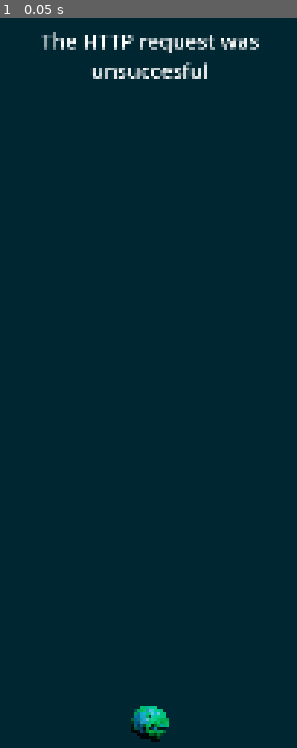
Above: before the commit, frame 1.
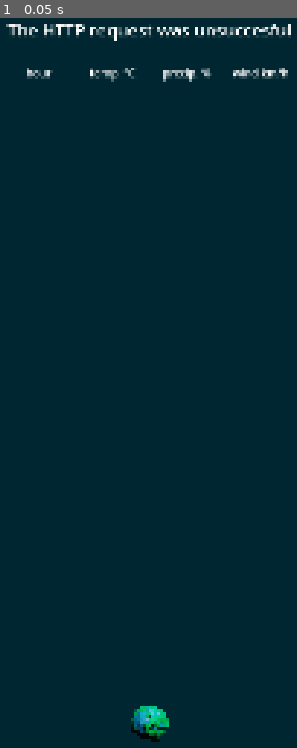
Above: after the commit, the same moment.

Repository: Claire1605/LittleDrip
Game: Godot game, scene res://Scenes/Main.tscn
Same seed, same stepped clock (60 frames per second), same inputs: the game is played once before the commit and once after it.
Inputs:
- Up to frame 1 (0.05 s): no input

The runs differ from the first frame. In frame 1, 2.2% of the frame differs, in the area x 2-98%, y 0-9%.

Commit message:
display temp, precipitation, wind from api on ui

Diff:
--- a/whateverweather/Scenes/Main.tscn
+++ b/whateverweather/Scenes/Main.tscn
@@ -1,7 +1,9 @@
-[gd_scene load_steps=3 format=3 uid="uid://46bxwnfm5bec"]
+[gd_scene load_steps=5 format=3 uid="uid://46bxwnfm5bec"]
 
 [ext_resource type="Texture2D" uid="uid://dmbbxbdncd246" path="res://Art/earth-globe_000.png" id="1_idj7w"]
 [ext_resource type="Script" uid="uid://be66rpgutl5mn" path="res://Scripts/WeatherRequest.gd" id="2_idj7w"]
+[ext_resource type="Theme" uid="uid://b06rmsyrr1jt6" path="res://Themes/weatherTheme.tres" id="3_kln2b"]
+[ext_resource type="Theme" uid="uid://dsb6u3nnai6kd" path="res://Themes/table.tres" id="4_rgh2o"]
 
 [node name="Control" type="Control"]
 layout_mode = 3
@@ -14,17 +16,15 @@
 [node name="TemperatureText" type="Label" parent="."]
 layout_mode = 1
 anchors_preset = -1
-anchor_left = 0.5
-anchor_top = 0.051
-anchor_right = 0.5
-anchor_bottom = 0.057
-offset_left = -400.0
-offset_right = 400.0
-offset_bottom = 83.0
+anchor_left = 0.1
+anchor_top = 0.01
+anchor_right = 0.9
+anchor_bottom = 0.1
 grow_horizontal = 2
-theme_override_font_sizes/font_size = 60
+theme_override_font_sizes/font_size = 50
 text = "WHATEVER WEATHER"
 horizontal_alignment = 1
+vertical_alignment = 1
 autowrap_mode = 3
 
 [node name="ErrorText" type="Label" parent="."]
@@ -54,3 +54,47 @@
 script = ExtResource("2_idj7w")
 uiText = NodePath("../TemperatureText")
 errorText = NodePath("../ErrorText")
+tableParent = NodePath("../GridContainer")
+
+[node name="GridContainer" type="GridContainer" parent="."]
+layout_mode = 1
+anchors_preset = -1
+anchor_left = 0.1
+anchor_top = 0.1
+anchor_right = 0.9
+anchor_bottom = 0.85
+grow_horizontal = 2
+theme = ExtResource("3_kln2b")
+columns = 4
+
+[node name="Label-hour" type="Label" parent="GridContainer"]
+layout_mode = 2
+size_flags_horizontal = 3
+size_flags_vertical = 0
+theme = ExtResource("4_rgh2o")
+text = "hour"
+horizontal_alignment = 1
+
+[node name="Label-temp" type="Label" parent="GridContainer"]
+layout_mode = 2
+size_flags_horizontal = 3
+size_flags_vertical = 0
+theme = ExtResource("4_rgh2o")
+text = "temp. °C"
+horizontal_alignment = 1
+
+[node name="Label-rain" type="Label" parent="GridContainer"]
+layout_mode = 2
+size_flags_horizontal = 3
+size_flags_vertical = 0
+theme = ExtResource("4_rgh2o")
+text = "precip. %"
+horizontal_alignment = 1
+
+[node name="Label-wind" type="Label" parent="GridContainer"]
+layout_mode = 2
+size_flags_horizontal = 3
+size_flags_vertical = 0
+theme = ExtResource("4_rgh2o")
+text = "wind km/h"
+horizontal_alignment = 1
--- /dev/null
+++ b/whateverweather/Scenes/label_table_entry.tscn
@@ -0,0 +1,10 @@
+[gd_scene load_steps=2 format=3 uid="uid://b2cmsq1e71kx4"]
+
+[ext_resource type="Theme" uid="uid://dsb6u3nnai6kd" path="res://Themes/table.tres" id="1_rckj8"]
+
+[node name="Label-tableEntry" type="Label"]
+size_flags_horizontal = 3
+size_flags_vertical = 0
+theme = ExtResource("1_rckj8")
+text = "test"
+horizontal_alignment = 1
--- a/whateverweather/Scripts/WeatherRequest.gd
+++ b/whateverweather/Scripts/WeatherRequest.gd
@@ -1,15 +1,17 @@
 extends HTTPRequest
 @export_node_path("Label") var uiText
 @export_node_path("Label") var errorText
+@export_node_path("GridContainer") var tableParent
 
 func _ready():
 	request_completed.connect(_on_request_completed)
 
 	# Perform a GET request. The URL below returns JSON as of writing.
-	var error = request("https://api.open-meteo.com/v1/forecast?latitude=56.4691&longitude=-2.9749&hourly=temperature_2m&forecast_days=1")
+	var error = request("https://api.open-meteo.com/v1/forecast?latitude=56.4691&longitude=-2.9749&hourly=temperature_2m,precipitation_probability,wind_speed_10m&forecast_days=1")
 	if error != OK:
 		get_node_or_null(uiText).text = "An error occurred in the HTTP request."
 		#push_error("An error occurred in the HTTP request.")
+
 
 func _on_request_completed(result, response_code, headers, body):
 	if result != HTTPRequest.RESULT_SUCCESS:
@@ -18,11 +20,28 @@
 
 	var openMeteoJSON = JSON.parse_string(body.get_string_from_utf8())
 	if (openMeteoJSON != null):
-		print(openMeteoJSON["hourly"]["temperature_2m"].size())
-		var date = getWeekdayString(Time.get_date_dict_from_system().weekday) + " " + str(Time.get_date_dict_from_system(false).day) + " " + getMonthString(Time.get_date_dict_from_system(false).month) + " " + str(Time.get_date_dict_from_system(false).year)
-		var temperatureString = "The temperature at midnight on " + date + " is " + str(openMeteoJSON["hourly"]["temperature_2m"][0]) + "°C"
-		get_node_or_null(uiText).text = temperatureString
+		populateForecastTable(openMeteoJSON)
 
+
+func populateForecastTable(openMeteoJSON):
+	var date = getWeekdayString(Time.get_date_dict_from_system().weekday) + " " + str(Time.get_date_dict_from_system(false).day) + " " + getMonthString(Time.get_date_dict_from_system(false).month) + " " + str(Time.get_date_dict_from_system(false).year)
+	get_node_or_null(uiText).text = date
+
+	var scene = preload("res://Scenes/label_table_entry.tscn")
+
+	print(openMeteoJSON["hourly"]["temperature_2m"].size())
+	for h in openMeteoJSON["hourly"]["temperature_2m"].size():
+		for x in 4:
+			var tableLabel = scene.instantiate()
+			get_node(tableParent).add_child(tableLabel)
+			if x == 0:
+				tableLabel.text = str(h)
+			if x == 1:
+				tableLabel.text = str(openMeteoJSON["hourly"]["temperature_2m"][h])
+			if x == 2:
+				tableLabel.text = str(openMeteoJSON["hourly"]["precipitation_probability"][h])
+			if x == 3:
+				tableLabel.text = str(openMeteoJSON["hourly"]["wind_speed_10m"][h])
 
 func getWeekdayString(weekday):
 	if weekday == 0:
@@ -40,30 +59,31 @@
 	elif weekday == 6:
 		return "Saturday"
 
+
 func getMonthString(month):
-	if month == 0:
+	if month == 1:
 		return "January"
-	elif month == 1:
+	elif month == 2:
 		return "February"
-	elif month == 2:
+	elif month == 3:
 		return "March"
-	elif month == 3:
+	elif month == 4:
 		return "April"
-	elif month == 4:
+	elif month == 5:
 		return "May"
-	elif month == 5:
+	elif month == 6:
 		return "June"
-	elif month == 6:
+	elif month == 7:
 		return "July"
-	elif month == 7:
+	elif month == 8:
 		return "August"
-	elif month == 8:
+	elif month == 9:
 		return "September"
-	elif month == 9:
+	elif month == 10:
 		return "October"
-	elif month == 10:
+	elif month == 11:
 		return "November"
-	elif month == 11:
+	elif month == 12:
 		return "December"
 
 
--- /dev/null
+++ b/whateverweather/Themes/table.tres
@@ -0,0 +1,4 @@
+[gd_resource type="Theme" format=3 uid="uid://dsb6u3nnai6kd"]
+
+[resource]
+Label/font_sizes/font_size = 32
--- /dev/null
+++ b/whateverweather/Themes/weatherTheme.tres
@@ -0,0 +1,3 @@
+[gd_resource type="Theme" format=3 uid="uid://b06rmsyrr1jt6"]
+
+[resource]
